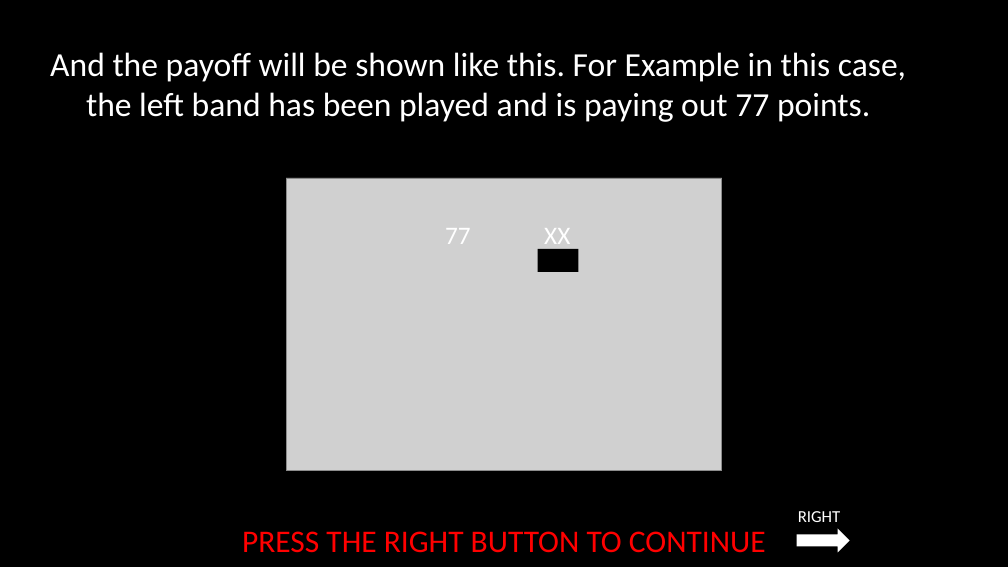
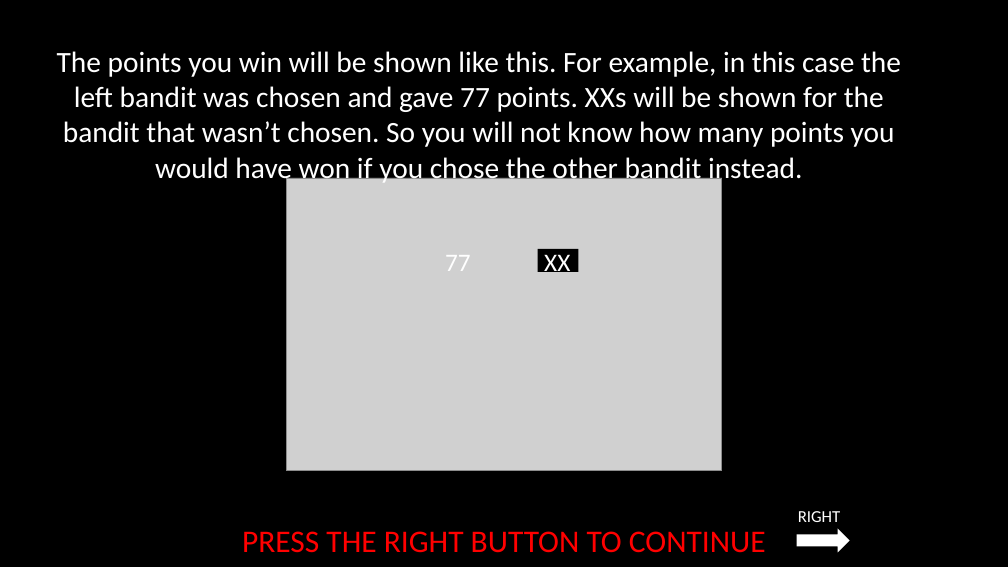
Before and after one commit to laureate-institute-for-brain-research/StimToolOnline, a slide deck: slide 5 of public/js/tasks/horizon/media/horizonInstructions.pptx. Drawn at 1008x567 pixels with LibreOffice and Linux fonts; fonts in the diff are those of the drawing; grey boxes stand for pictures. Boxes give left, top, right and bottom in pixels: in the first picture for what was removed or moved away, otherwise in the second. Text is boxed around its words. In the diff, an @@ line names an element or a change of style, - is before the commit and + after.

```diff
--- a/public/js/tasks/horizon/media/horizonInstructions.pptx
+++ b/public/js/tasks/horizon/media/horizonInstructions.pptx
@@ text at [57, 51, 901, 185]: text changed; size 32 to 28 pt @@
-And the payoff will be shown like this. For Example in this case, the left band has been played and is paying out 77 points.
+The points you win will be shown like this. For example, in this case the left bandit was chosen and gave 77 points. XXs will be shown for the bandit that wasn’t chosen. So you will not know how many points you would have won if you chose the other bandit instead.
@@ text "77": place and size @@
-text "77" at [445, 228, 471, 244]
+text "77" at [445, 255, 471, 271]
@@ text "XX": place and size @@
-text "XX" at [544, 228, 570, 250]
+text "XX" at [544, 255, 570, 277]
```
Also in this commit, not shown: 16 other slides changed, 20 other files.
